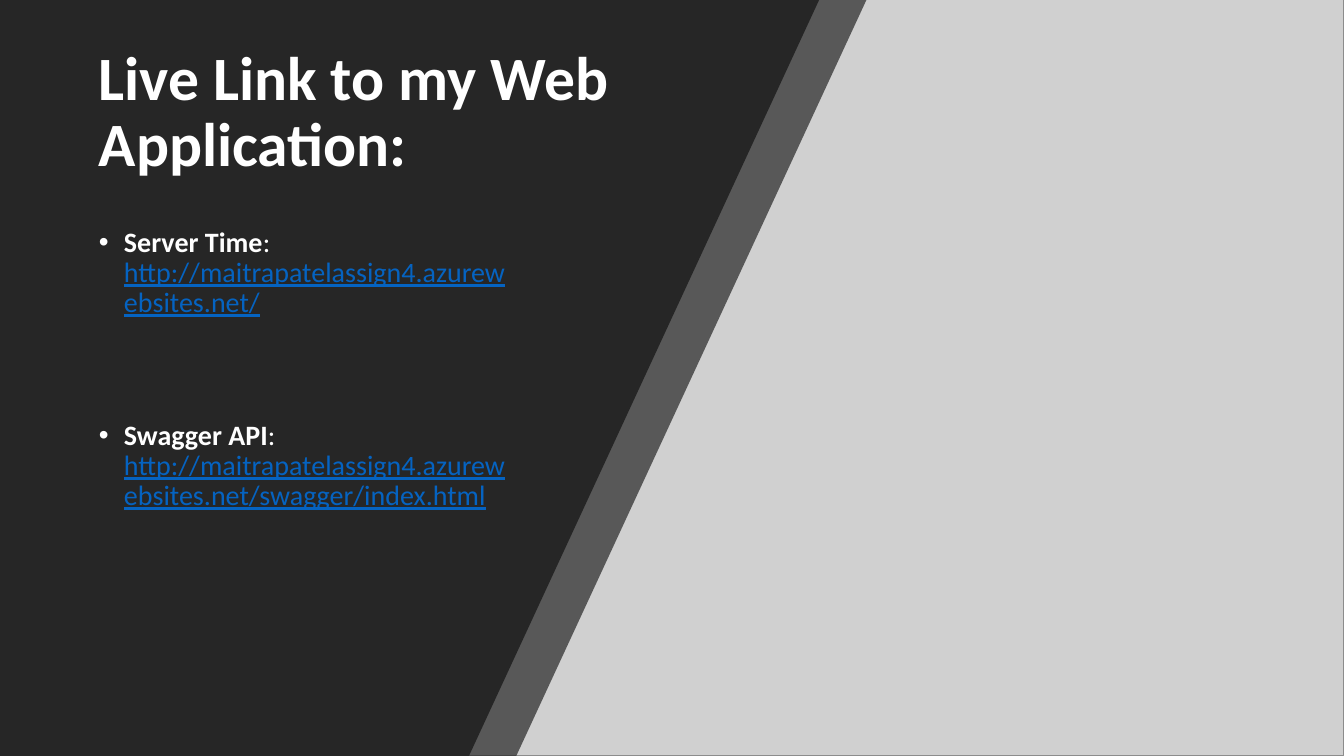
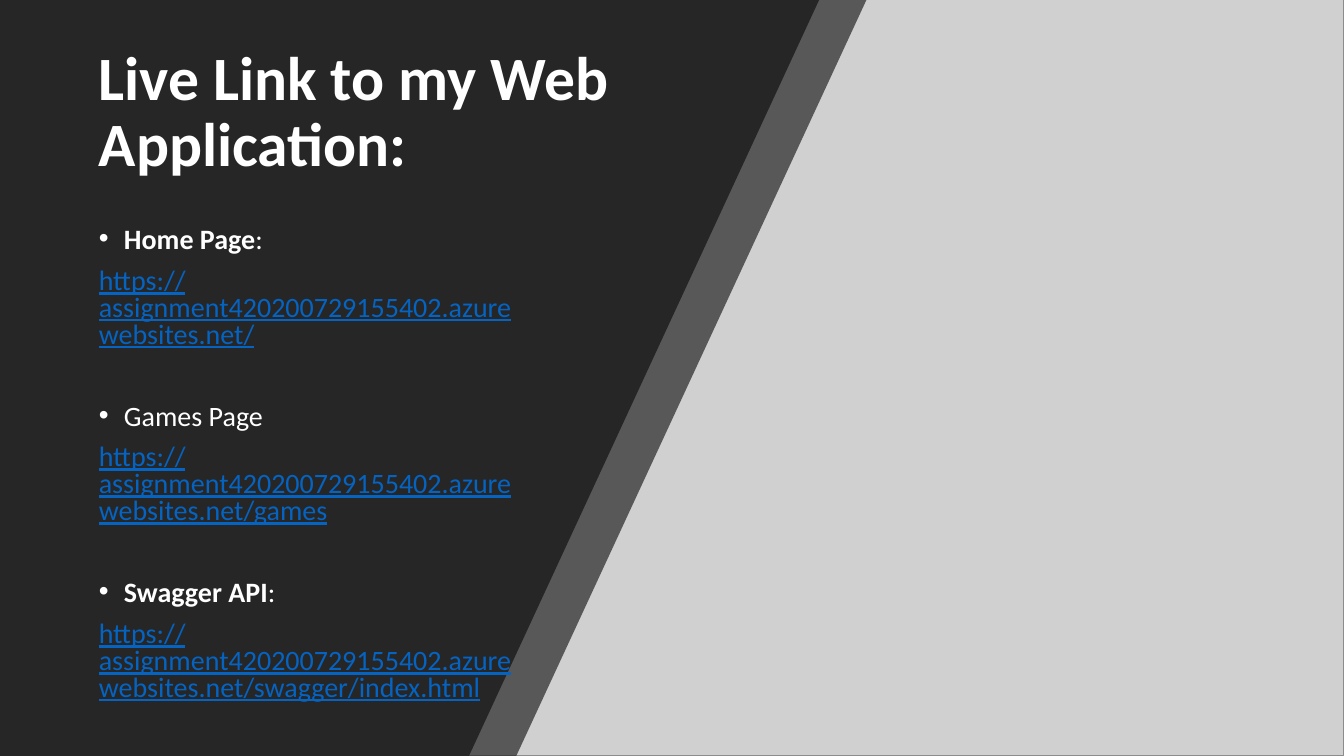
Before and after one commit to maitravpatel/Assignment4-CSharp, a slide deck: slide 19 of Assignment 4.pptx (slide 17 before the commit). Drawn at 1344x756 pixels with LibreOffice and Linux fonts; fonts in the diff are those of the drawing; grey boxes stand for pictures. Boxes give left, top, right and bottom in pixels: in the first picture for what was removed or moved away, otherwise in the second. Text is boxed around its words. In the diff, an @@ line names an element or a change of style, - is before the commit and + after.

```diff
--- a/Assignment 4.pptx
+++ b/Assignment 4.pptx
@@ text at [99, 231, 511, 702]: text changed @@
-• Server Time: http://maitrapatelassign4.azurewebsites.net/
-• Swagger API: http://maitrapatelassign4.azurewebsites.net/swagger/index.html
+• Home Page:
+https://assignment420200729155402.azurewebsites.net/
+• Games Page
+https://assignment420200729155402.azurewebsites.net/games
+• Swagger API:
+https://assignment420200729155402.azurewebsites.net/swagger/index.html
```
Also in this commit, not shown: 1 other slide changed, 3 slides added, 4 other files.
